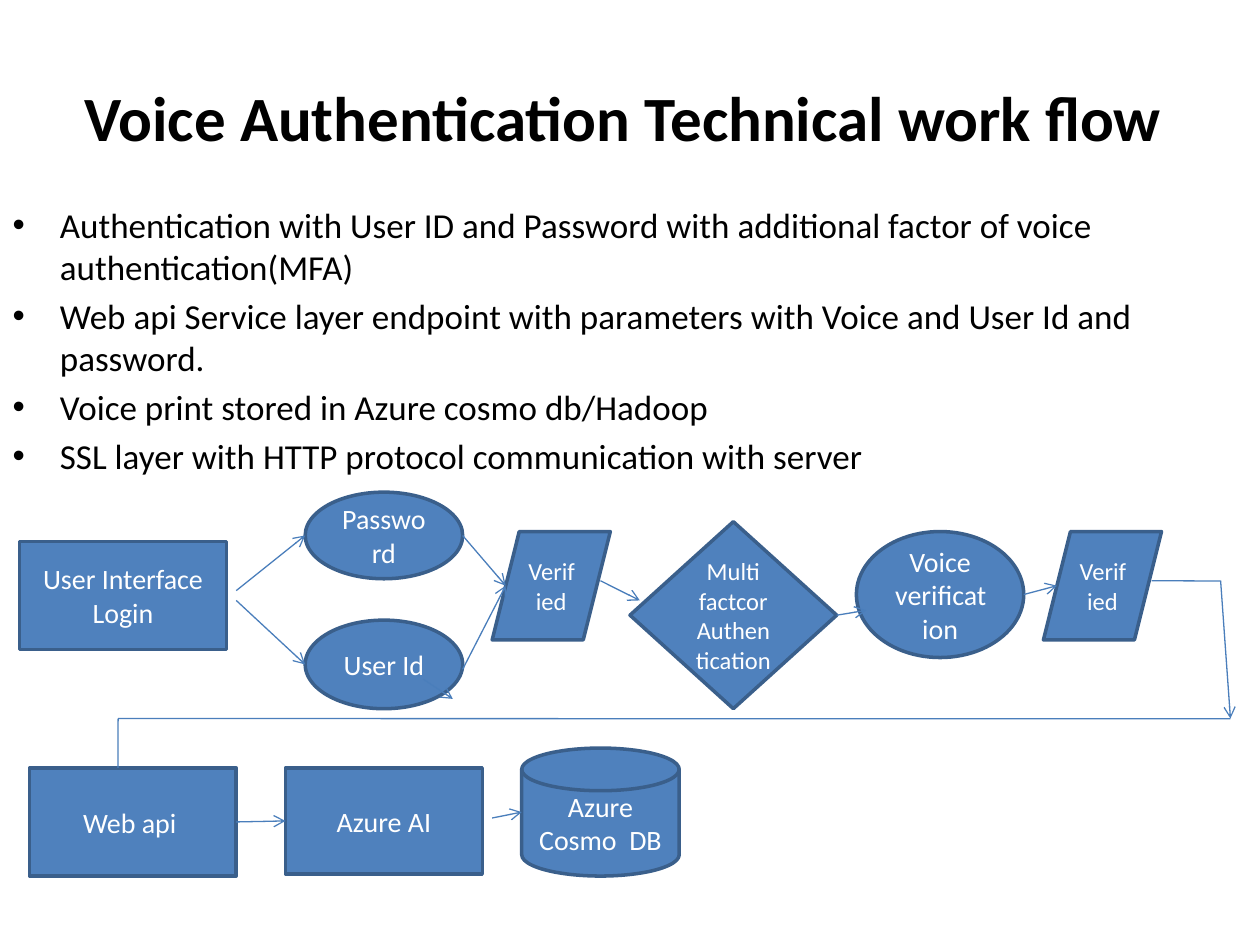
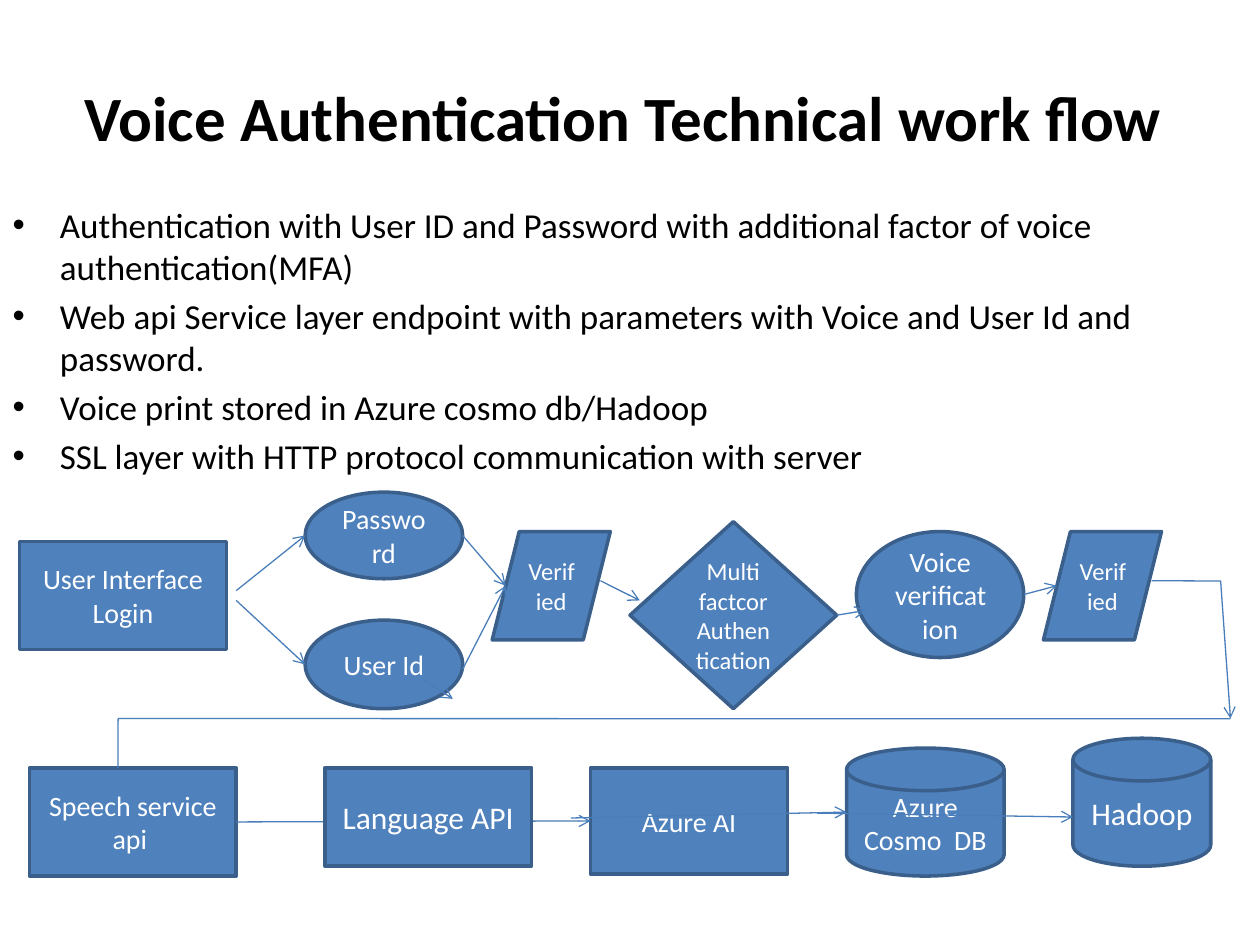
Before and after one commit to Dasharath009/VoiceAuthentication, a slide deck: slide 9 of Voice Authentication.pptx (slide 5 before the commit). Drawn at 1260x945 pixels with LibreOffice and Linux fonts; fonts in the diff are those of the drawing. Boxes give left, top, right and bottom in pixels: in the first picture for what was removed or moved away, otherwise in the second. Text is boxed around its words. In the diff, an @@ line names an element or a change of style, - is before the commit and + after.

```diff
--- a/Voice Authentication.pptx
+++ b/Voice Authentication.pptx
@@ cylinder "Azure Cosmo DB": place and size @@
-cylinder "Azure Cosmo DB" at <box>522,748,679,877</box>
+cylinder "Azure Cosmo DB" at <box>847,748,1004,877</box>
@@ cylinder added at <box>1074,738,1211,867</box>, fill #4F81BD, outline #3A5F8C 2 pt, 18 pt, text #FFFFFF @@
+Hadoop
@@ rectangle added at <box>325,767,532,866</box>, fill #4F81BD, outline #3A5F8C 2 pt, 18 pt, text #FFFFFF @@
+Language API
@@ rectangle "Azure AI": place and size @@
-rectangle "Azure AI" at <box>286,767,483,873</box>
+rectangle "Azure AI" at <box>591,767,788,873</box>
@@ text in rectangle at <box>49,796,216,854</box>: text changed @@
-Web api
+Speech service api
@@ arrow moved from (236, 822) - (286, 822) to (236, 822) - (591, 822) @@
@@ arrow removed from (493, 818) to (522, 813) @@
@@ arrow added from (571, 818) to (847, 813), #4B7EBC 0.75 pt @@
@@ arrow added from (816, 813) to (1074, 816), #4B7EBC 0.75 pt @@
```
Also in this commit, not shown: 1 other slide changed, 4 slides added.
